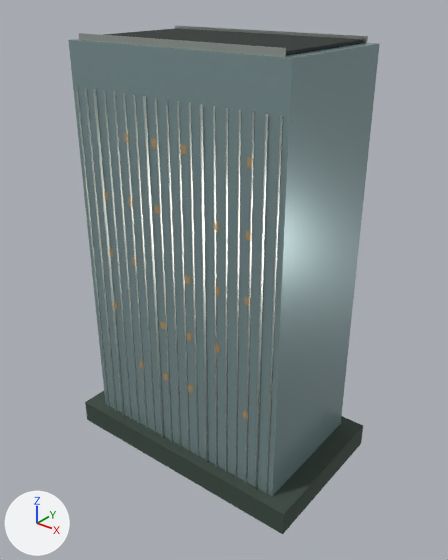
Before and after pictures for a commit that changed the glTF model landmarks/assets/bupt-tower.glb.
Before and after are seen from a 50 mm camera at (84.5, -104.2, 110.6) aimed at (1.9, -0.8, 46.5). Arrows for +X, +Y and +Z are at lower left; the lights stay in place. The older version comes first. Vertices at exactly the same position are counted once.

In view in the first picture: 'envelope', 'fins', 'night_windows', 'parapet', 'podium', 'roof_deck'.
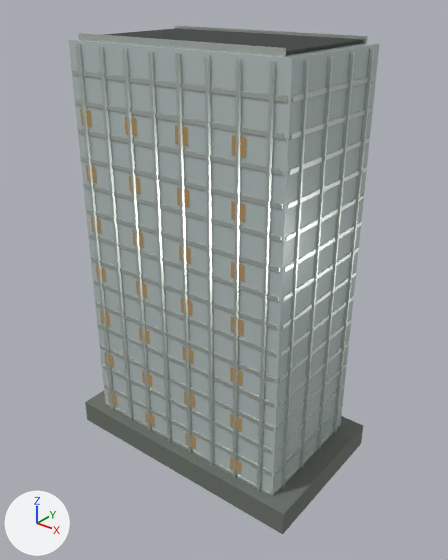
Pixel boxes [x1, y1, x2, y2] of what changed, in the pictures (448 x 560 px; the box of a moved part takes in the faces that stretch with it):
'envelope', recoloured, surface changed (grey to light grey): [68, 39, 380, 496] in both
'fins', reshaped: before [76, 86, 283, 494]; after [76, 44, 374, 491]
'floor_bands', added: after [72, 70, 376, 496]
'podium', recoloured (lighter): [85, 391, 363, 534] in both
'night_windows', reshaped (11% wider, 28% taller): before [104, 133, 254, 418]; after [80, 109, 246, 474]
part 1 of me_fins, moved or reshaped (not visible afterwards): before [76, 86, 109, 406]
part 2 of me_fins, moved or reshaped (not visible afterwards): before [85, 87, 117, 411]
part 3 of me_fins, moved or reshaped: before [93, 89, 124, 415]; after [76, 44, 115, 410]
part 4 of me_fins, moved or reshaped: before [103, 90, 132, 419]; after [98, 46, 133, 420]
part 5 of me_fins, moved or reshaped: before [123, 93, 147, 428]; after [122, 48, 151, 431]
part 6 of me_fins, moved or reshaped: before [155, 98, 172, 442]; after [148, 51, 171, 442]
part 7 of me_fins, moved or reshaped: before [177, 101, 190, 451]; after [175, 53, 192, 453]
part 8 of me_fins, moved or reshaped: before [213, 106, 217, 466]; after [205, 56, 214, 465]
part 9 of me_fins, moved or reshaped: before [235, 110, 241, 477]; after [233, 58, 242, 478]
part 10 of me_fins, moved or reshaped: before [255, 114, 268, 489]; after [257, 61, 276, 491]
part 11 of me_fins, moved or reshaped (not visible before): after [333, 49, 374, 433]
part 12 of me_fins, moved or reshaped (not visible before): after [317, 52, 355, 450]
part 13 of me_fins, moved or reshaped: before [266, 116, 283, 494]; after [300, 56, 333, 468]
part 14 of me_fins, moved or reshaped: before [245, 112, 254, 483]; after [282, 61, 309, 488]
part 15 of me_fins, deleted: before [113, 92, 228, 472]

Edits to the bpy script that builds the scene:
```text
Change mat_glass:
    mat_glass.base_color: (0.27, 0.381, 0.392) -> (0.558, 0.644, 0.631)  # grey #8ea6a8 -> light grey #c5d2d0
    mat_glass.roughness: 0.24 -> 0.16
Change mat_stone:
    mat_stone.base_color: (0.0452, 0.0704, 0.0545) -> (0.153, 0.175, 0.15)  # greyish green #3c4b42 -> grey #6d746c
Change me_fins:
    remove me_fins.from_pydata(...)  # 304 vertices, 456 faces; spans x -26.3..26.3, y -16.9..17.0, z 1.0..90.0
    add me_fins.from_pydata(...)  # 192 vertices, 288 faces; spans x -28.3..28.3, y -17.1..17.1, z 0.5..98.5
    me_fins part 1: the loose piece of 8 vertices spanning x -25.9..-25.7, y -16.7..-16.4, z 1.0..90.0 is scaled about its middle by (3.18, 1.63, 1.1), then moved by (-2.0, 12.2, 4.0)
    me_fins part 2: the loose piece of 8 vertices spanning x -23.0..-22.8, y -16.7..-16.3, z 1.0..90.0 is scaled about its middle by (3.18, 1.63, 1.1), then moved by (-4.7, 4.1, 4.0)
    me_fins part 3: the loose piece of 8 vertices spanning x -20.1..-19.9, y -16.9..-16.3, z 1.0..90.0 is scaled about its middle by (2.82, 1.15, 1.1), then moved by (-3.8, -0.1, 4.0)
    me_fins part 4: the loose piece of 8 vertices spanning x -17.2..-17.0, y -16.6..-16.3, z 1.0..90.0 is scaled about its middle by (2.82, 2.07, 1.1), then moved by (0.2, -0.2, 4.0)
    me_fins part 5: the loose piece of 8 vertices spanning x -11.5..-11.2, y -16.5..-16.2, z 1.0..90.0 is scaled about its middle by (2.82, 2.07, 1.1), then moved by (1.3, -0.2, 4.0)
    me_fins part 6: the loose piece of 8 vertices spanning x -2.8..-2.6, y -16.4..-16.1, z 1.0..90.0 is scaled about its middle by (2.82, 2.07, 1.1), then moved by (-0.5, -0.2, 4.0)
    me_fins part 7: the loose piece of 8 vertices spanning x 3.0..3.2, y -16.4..-16.0, z 1.0..90.0 is scaled about its middle by (2.82, 2.07, 1.1), then moved by (0.5, -0.2, 4.0)
    me_fins part 8: the loose piece of 8 vertices spanning x 11.7..11.9, y -16.2..-15.9, z 1.0..90.0 is scaled about its middle by (2.82, 2.07, 1.1), then moved by (-1.3, -0.2, 4.0)
    me_fins part 9: the loose piece of 8 vertices spanning x 17.4..17.7, y -16.2..-15.8, z 1.0..90.0 is scaled about its middle by (2.82, 2.07, 1.1), then moved by (-0.2, -0.2, 4.0)
    me_fins part 10: the loose piece of 8 vertices spanning x 23.2..23.4, y -16.4..-15.8, z 1.0..90.0 is scaled about its middle by (2.82, 1.15, 1.1), then moved by (0.9, 0.0, 4.0)
    me_fins part 11: the loose piece of 8 vertices spanning x 25.7..25.9, y 16.4..16.7, z 1.0..90.0 is scaled about its middle by (3.18, 1.63, 1.1), then moved by (1.8, -4.2, 4.0)
    me_fins part 12: the loose piece of 8 vertices spanning x 19.9..20.1, y 16.3..16.6, z 1.0..90.0 is scaled about its middle by (3.18, 1.63, 1.1), then moved by (7.7, -12.1, 4.0)
    me_fins part 13: the loose piece of 8 vertices spanning x 26.1..26.3, y -16.1..-15.7, z 1.0..90.0 is scaled about its middle by (3.18, 1.63, 1.1), then moved by (1.6, 12.2, 4.0)
    me_fins part 14: the loose piece of 8 vertices spanning x 20.3..20.5, y -16.1..-15.8, z 1.0..90.0 is scaled about its middle by (3.18, 1.63, 1.1), then moved by (7.5, 4.3, 4.0)
    me_fins part 15: 14 loose pieces with 112 vertices, spanning x -14.8..14.8, y -16.7..16.8, z 1.0..90.0, are deleted
    other edits to the shape of me_fins do not show in these pictures
Change me_night_windows:
    remove me_night_windows.from_pydata(...)  # 180 vertices, 90 faces; spans x -20.7..20.7, y -16.5..16.5, z 24.1..81.9
    add me_night_windows.from_pydata(...)  # 224 vertices, 112 faces; spans x -25.8..19.0, y -16.5..16.4, z 7.5..85.3
    me_night_windows part 16: 88 vertices removed from x -20.3..20.7, y -16.5..-15.9, z 24.1..81.9; 112 vertices added at x -25.4..19.0, y -16.5..-15.9, z 7.5..85.3
    other edits to the shape of me_night_windows do not show in these pictures
Add ob_floor_bands:
    ob_floor_bands = bpy.data.objects.new('floor_bands', me_floor_bands)  # 480 vertices, 720 faces; spans x -27.9..27.9, y -16.6..16.6, z 5.7..93.3; in mat_metal (light grey #d5ddd6)
    ob_floor_bands.location = (0.0, 0.0, 0.0)
```
